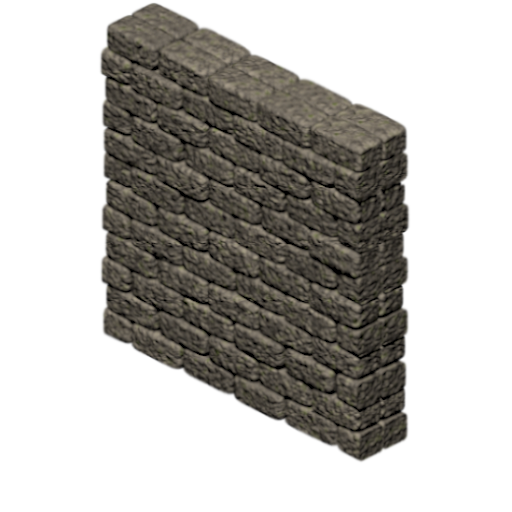
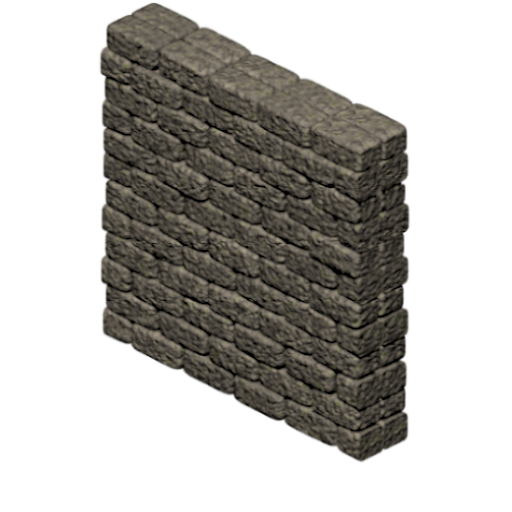
The second (512, 512) image is a revision of the first. Changes to its layers:
added layer "Visible" above "hjm-tileable_rough_wall.png" over (x1=99, y1=2, x2=411, y2=463)
